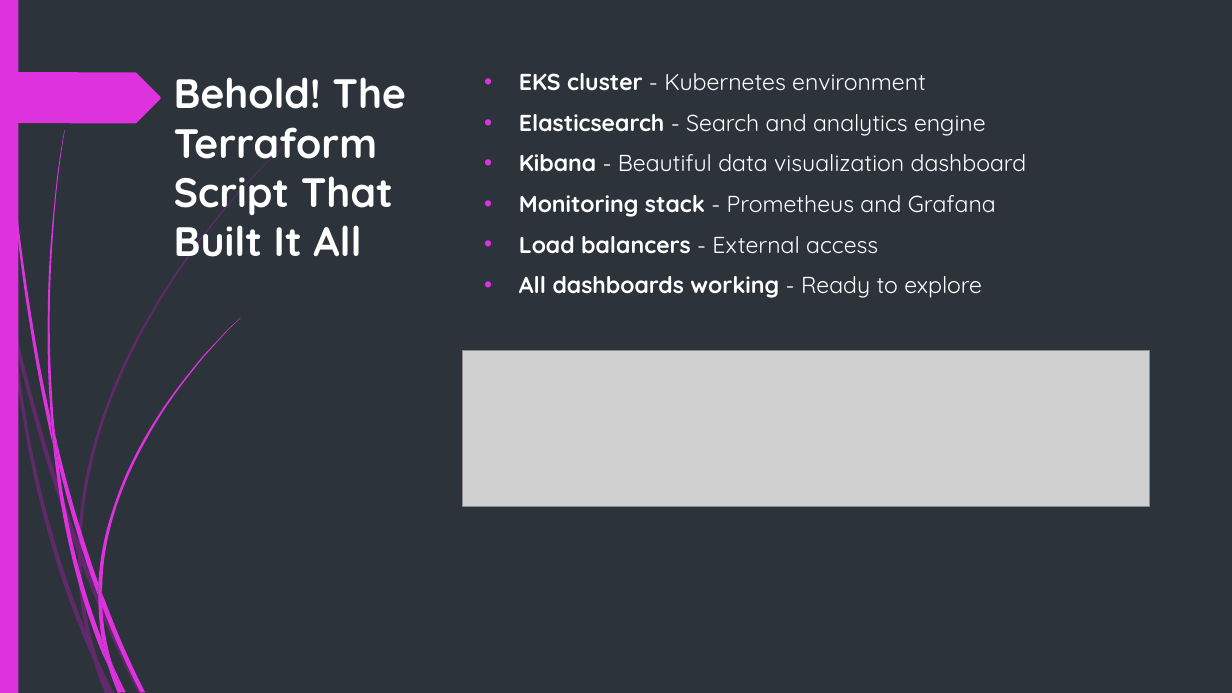
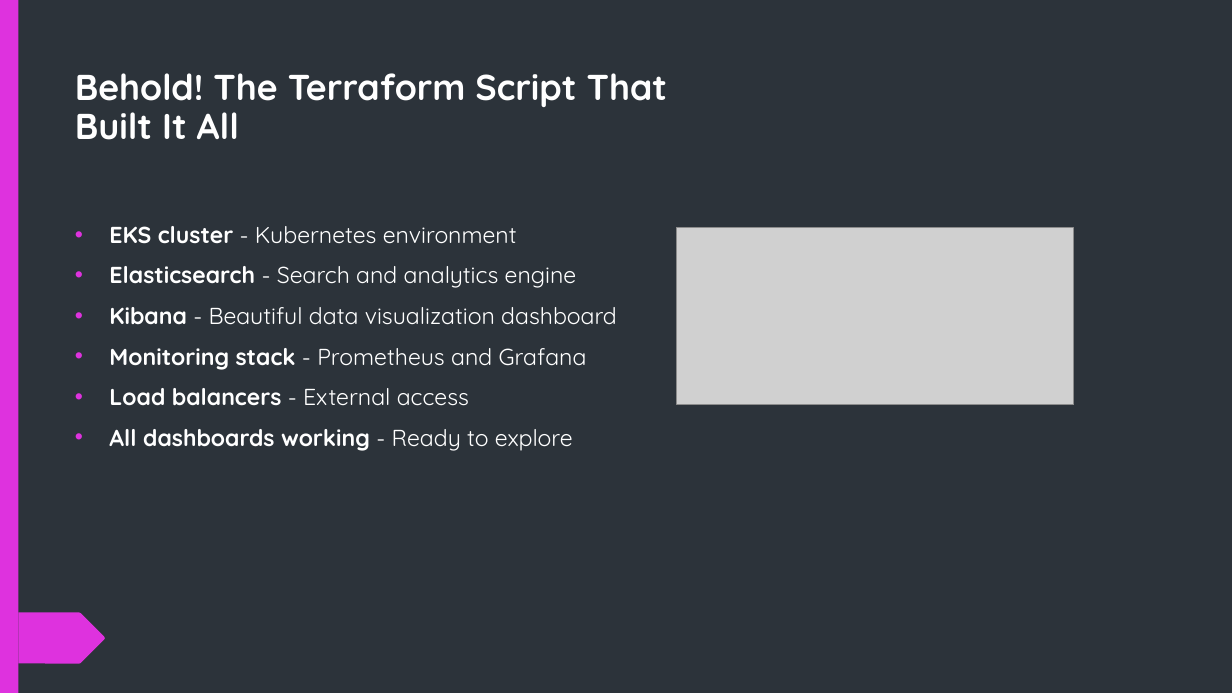
Before and after one commit to InfraPlatformer/elastic-terraform-demo, a slide deck: slide 13 of docs/Infrastructure as Code.pptx. Drawn at 1232x693 pixels with LibreOffice and Linux fonts; fonts in the diff are those of the drawing; grey boxes stand for pictures. Boxes give left, top, right and bottom in pixels: in the first picture for what was removed or moved away, otherwise in the second. Text is boxed around its words. In the diff, an @@ line names an element or a change of style, - is before the commit and + after.

Commit message:
Update infrastructure and app names, add network diagram, rename deployment script

```diff
--- a/docs/Infrastructure as Code.pptx
+++ b/docs/Infrastructure as Code.pptx
@@ rectangle removed at box(0, 0, 18, 693) @@
@@ rectangle added at box(0, 0, 1232, 693), fill #2C333A @@
@@ rectangle added at box(0, 0, 18, 693), fill #DE32DE @@
@@ title "Behold! The Terraform Script That ...": place and size @@
-title "Behold! The Terraform Script That ..." at box(174, 77, 406, 267)
+title "Behold! The Terraform Script That ..." at box(75, 73, 668, 140)
@@ title "Behold! The Terraform Script That ..." at box(75, 73, 668, 140): size 32 to 28 pt; line spacing 1 to 0.9 @@
@@ text "EKS cluster - Kubernetes environment": place and size @@
-text "EKS cluster - Kubernetes environment" at box(519, 73, 1027, 298)
+text "EKS cluster - Kubernetes environment" at box(109, 226, 617, 451)
@@ picture added at box(677, 228, 1074, 406) @@
@@ picture removed at box(462, 351, 1149, 507) @@
@@ group removed at box(10, 141, 288, 660): 5 freeform shapes @@
@@ group removed at box(47, 130, 240, 667): 7 freeform shapes @@
@@ freeform shape added at box(18, 613, 105, 664), fill #DE32DE @@
```
Also in this commit, not shown: 4 other slides changed, 1 slide added, 1 slide removed, 9 other files.
